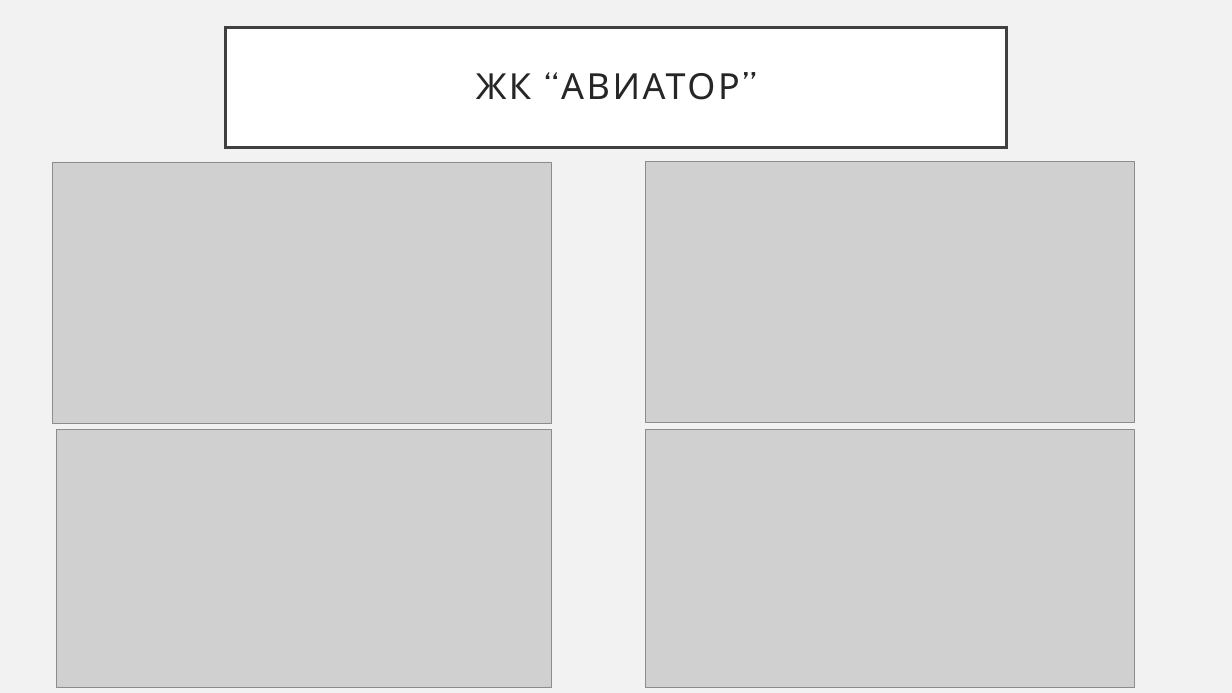
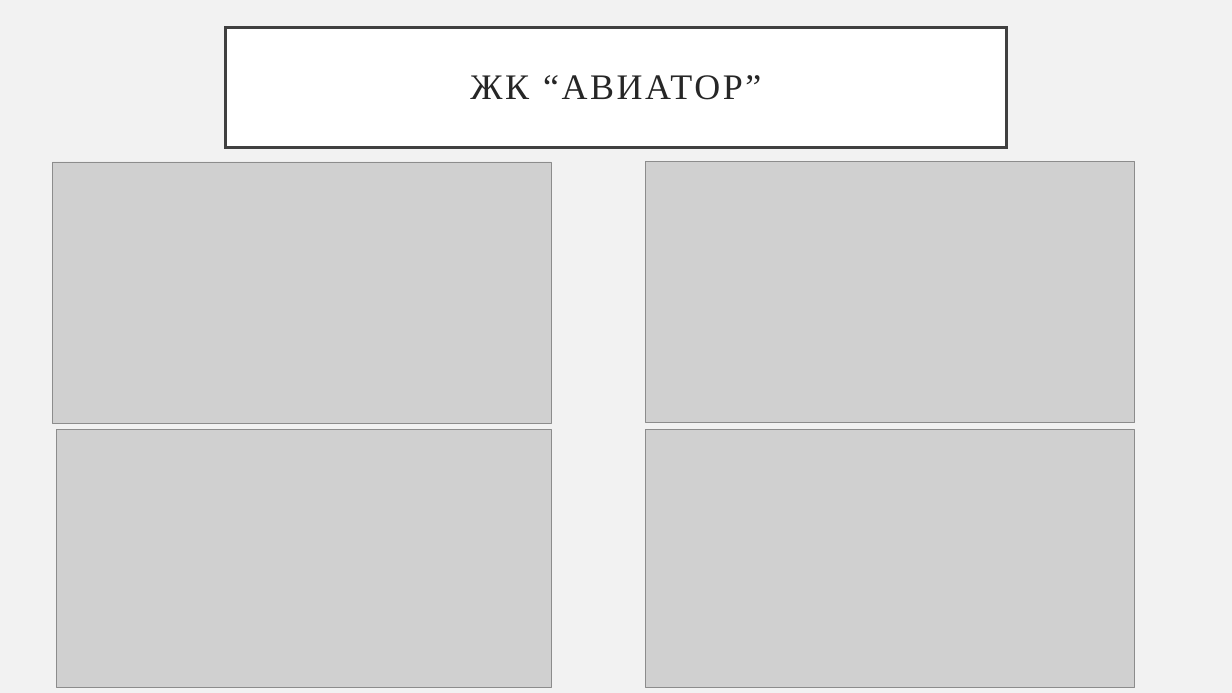
Before and after one commit to DnineO/3-term-of-SPBSTU, a slide deck: slide 4 of Бизнес-планирование в строительстве/Ценностное предложение.pptx (slide 3 before the commit). Drawn at 1232x693 pixels with LibreOffice and Linux fonts; fonts in the diff are those of the drawing; grey boxes stand for pictures. Boxes give left, top, right and bottom in pixels: in the first picture for what was removed or moved away, otherwise in the second. Text is boxed around its words. In the diff, an @@ line names an element or a change of style, - is before the commit and + after.

```diff
--- a/Бизнес-планирование в строительстве/Ценностное предложение.pptx
+++ b/Бизнес-планирование в строительстве/Ценностное предложение.pptx
@@ title "ЖК “АВИАТОР”" at box(226, 28, 1006, 148): font Cabin to Times New Roman @@
```
Also in this commit, not shown: 2 other slides changed, 1 slide added.
